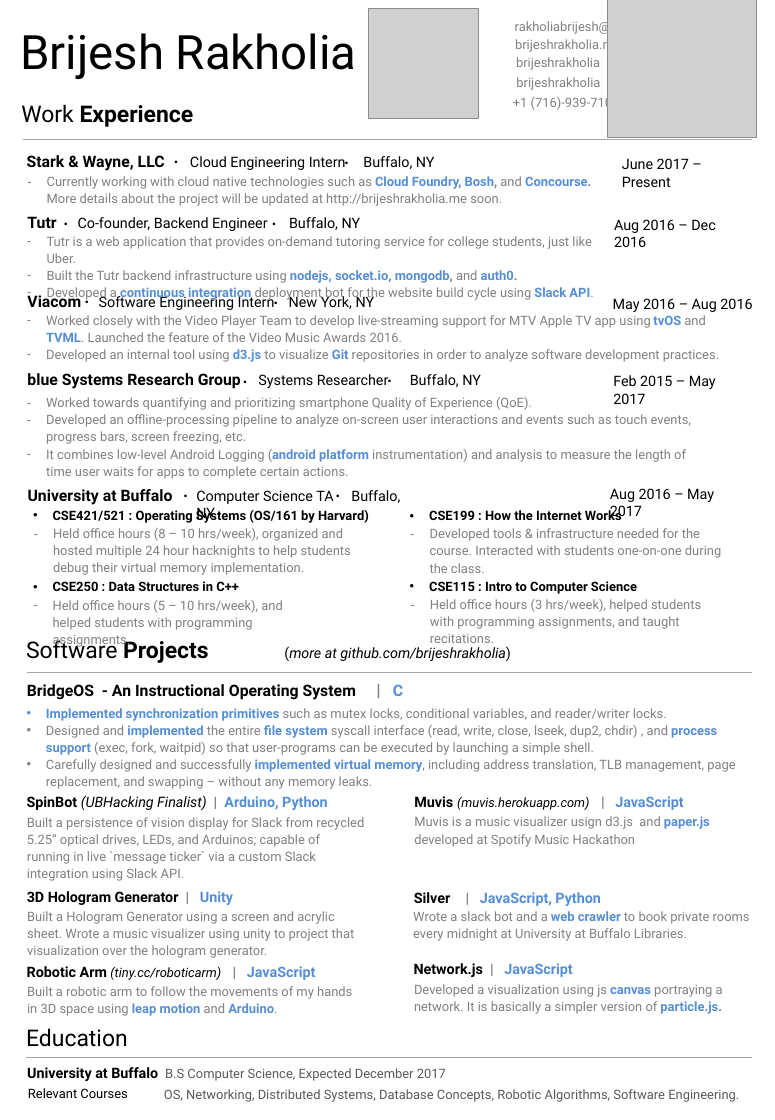
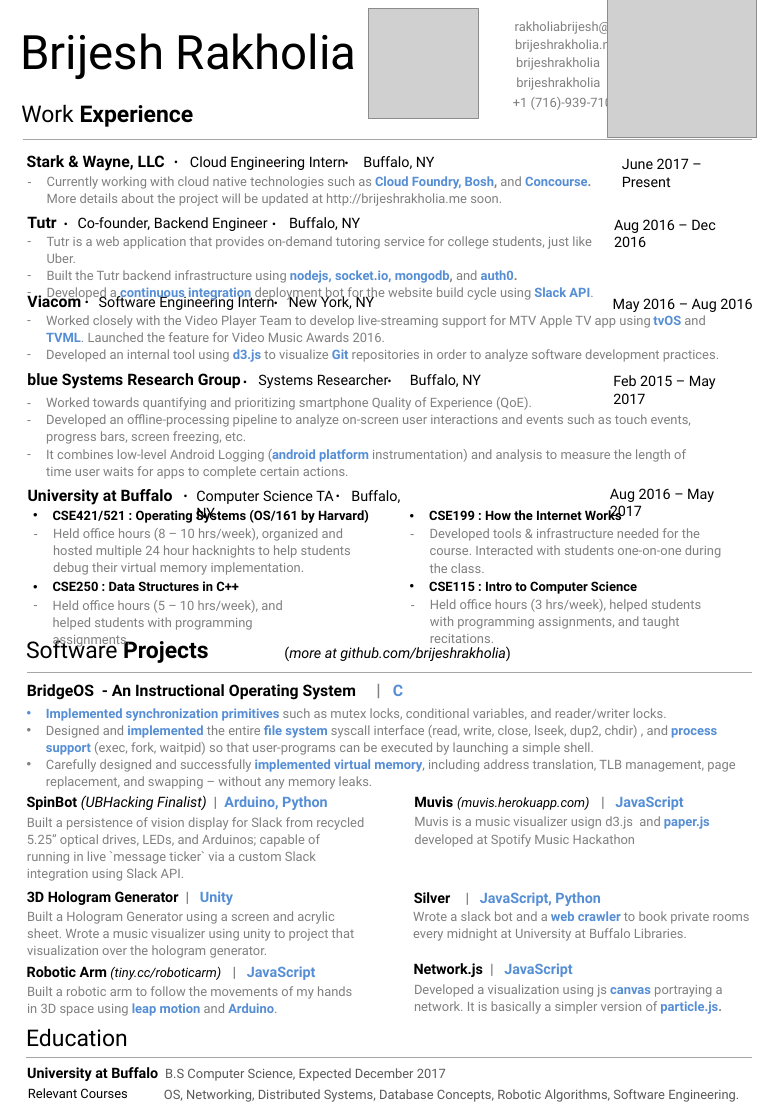
Before and after one commit to abhijitnathwani/brijeshrakholia.github.io, a slide deck: slide 1 of resource/brijesh-resume.pptx. Drawn at 775x1120 pixels with LibreOffice and Linux fonts; fonts in the diff are those of the drawing; grey boxes stand for pictures; background and template pictures are left out. Boxes give left, top, right and bottom in pixels: in the first picture for what was removed or moved away, otherwise in the second. Text is boxed around its words. In the diff, an @@ line names an element or a change of style, - is before the commit and + after.

```diff
--- a/resource/brijesh-resume.pptx
+++ b/resource/brijesh-resume.pptx
@@ text at (46,315,705,342): text changed @@
-  – Worked closely with the Video Player Team to develop live-streaming support for MTV Apple TV app using tvOS and TVML. Launched the feature of the Video Music Awards 2016.
+  – Worked closely with the Video Player Team to develop live-streaming support for MTV Apple TV app using tvOS and TVML. Launched the feature for Video Music Awards 2016.
```
Also in this commit, not shown: 1 other file.
